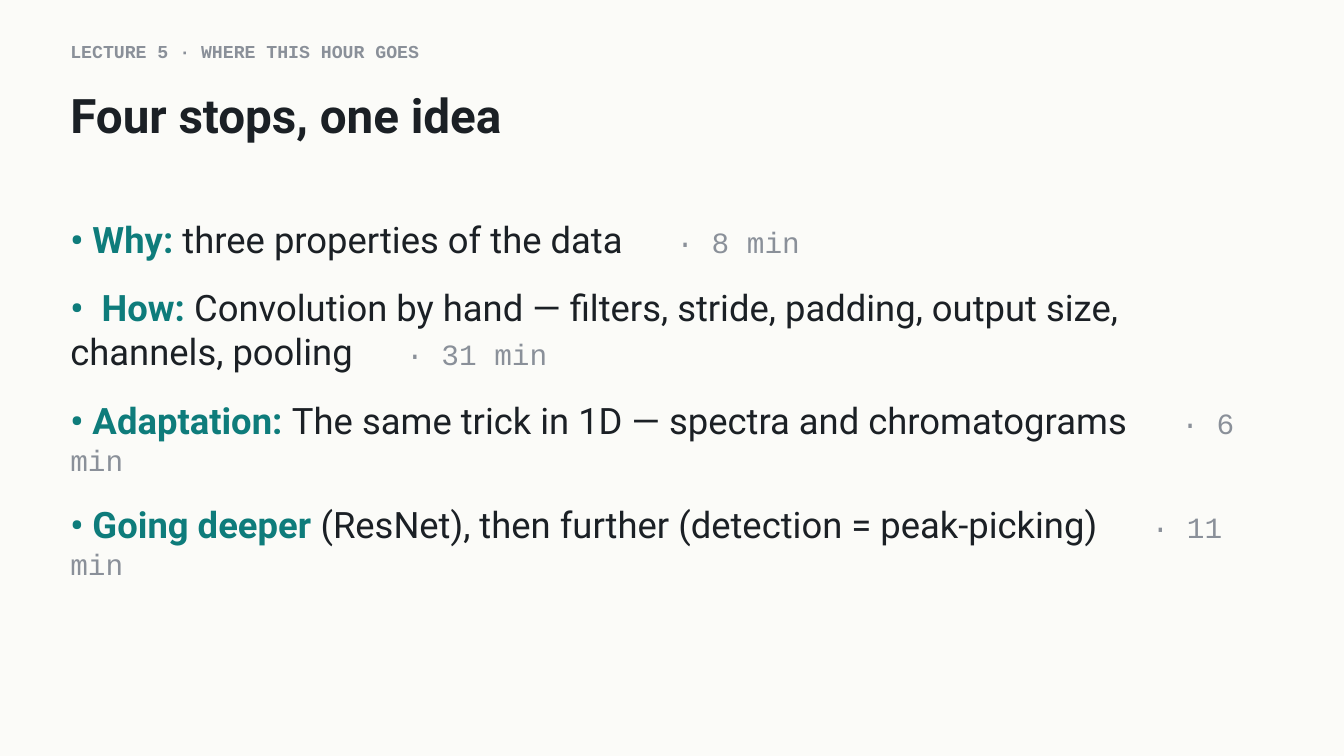
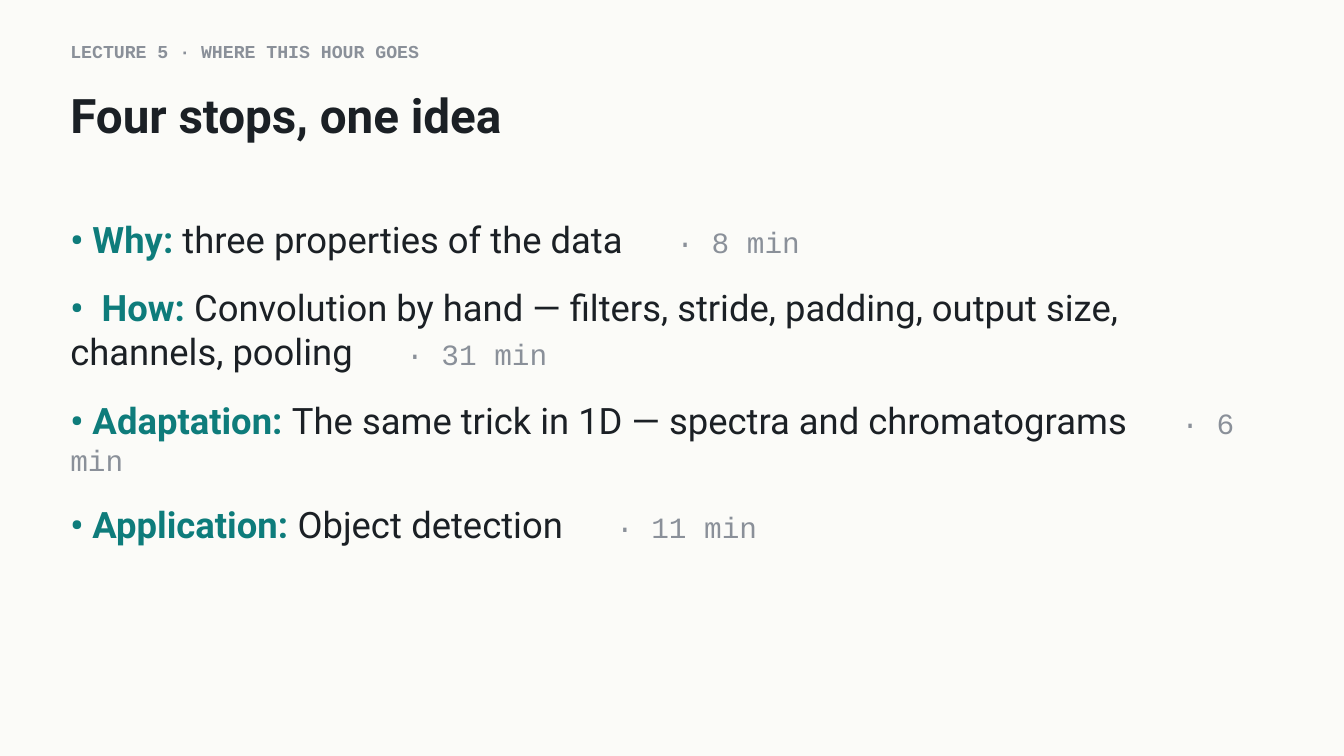
Before and after one commit to indigobio/msacl_dl_course, a slide deck: slide 2 of slides/pptx/lecture05_cnns.pptx. Drawn at 1344x756 pixels with LibreOffice and Linux fonts; fonts in the diff are those of the drawing. Boxes give left, top, right and bottom in pixels: in the first picture for what was removed or moved away, otherwise in the second. Text is boxed around its words. In the diff, an @@ line names an element or a change of style, - is before the commit and + after.

```diff
--- a/slides/pptx/lecture05_cnns.pptx
+++ b/slides/pptx/lecture05_cnns.pptx
@@ text at [92, 510, 757, 546]: text changed @@
-• Going deeper (ResNet), then further (detection = peak-picking) · 11 min
+• Application: Object detection · 11 min
```
Also in this commit, not shown: 1 other slide changed, 33 other files.
